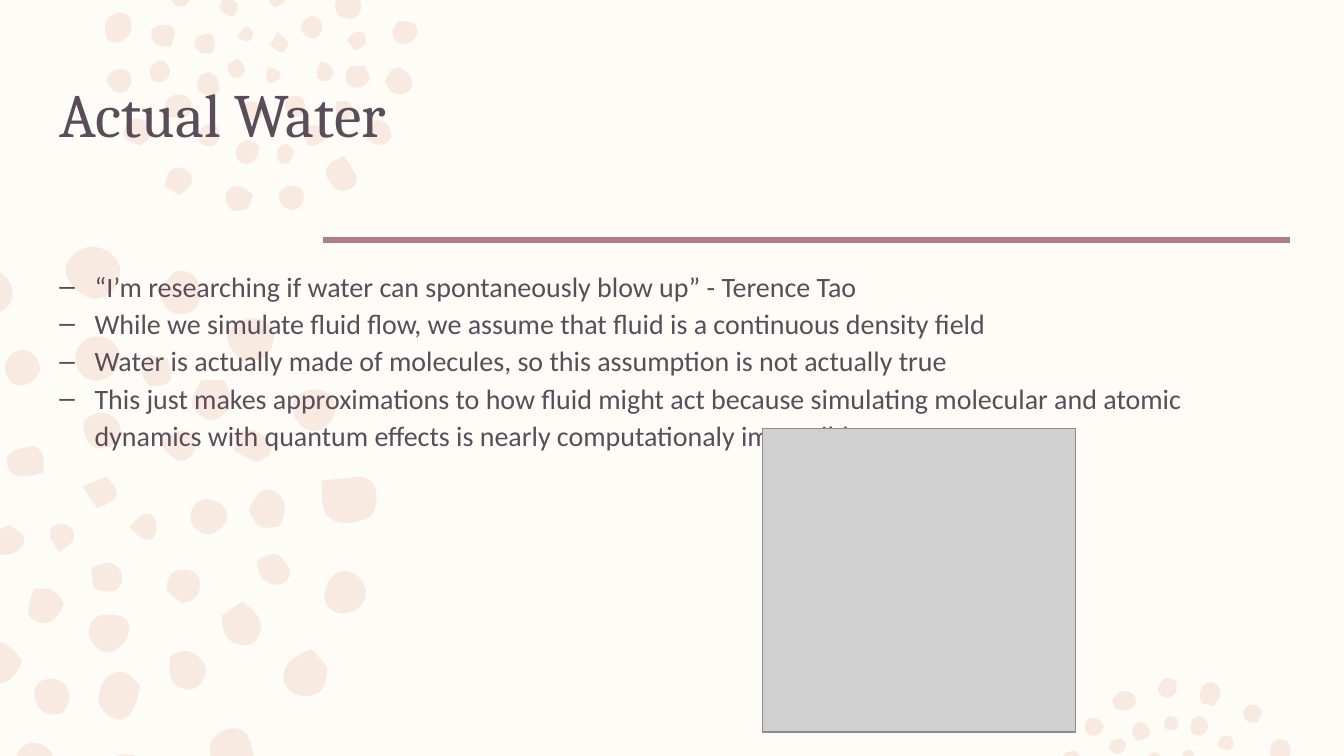
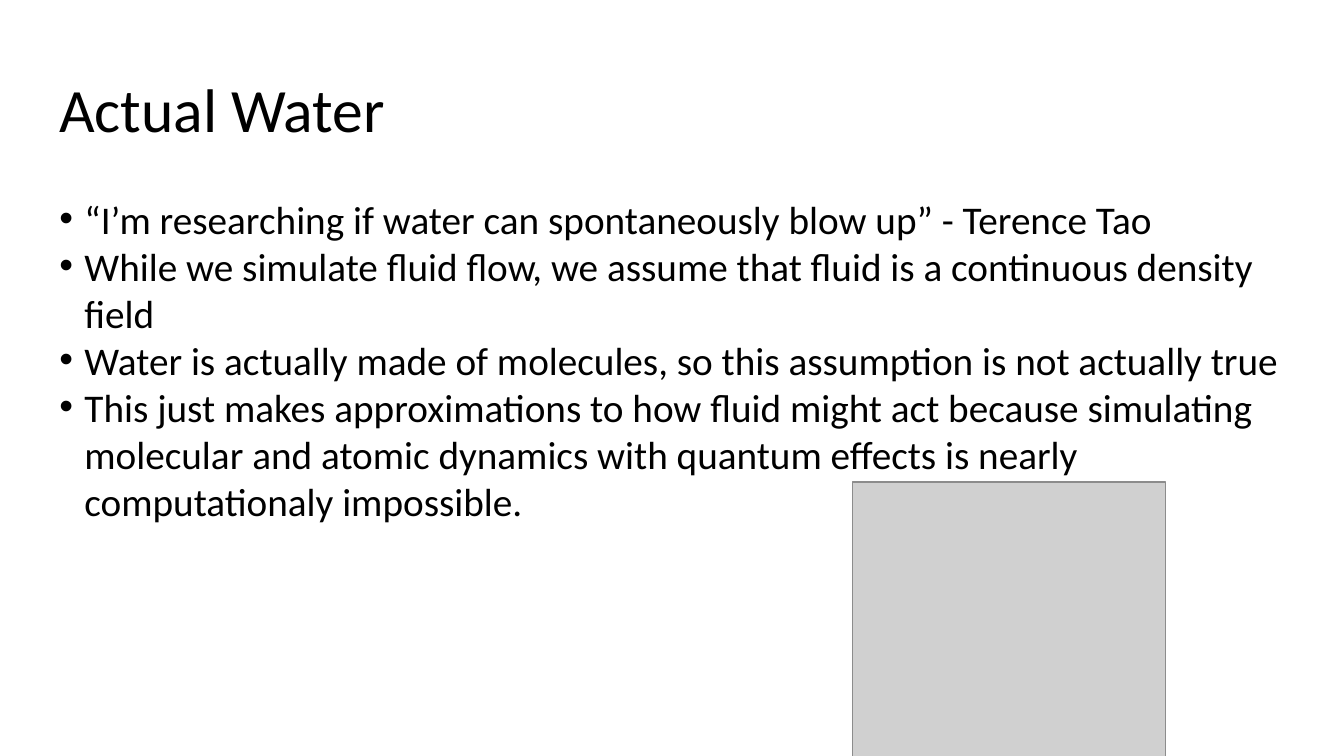
Before and after one commit to andrew-pa/fluidynm, a slide deck: slide 10 of Navier Stokes Presentation.pptx (slide 9 before the commit). Drawn at 1344x756 pixels with LibreOffice and Linux fonts; fonts in the diff are those of the drawing; grey boxes stand for pictures. Boxes give left, top, right and bottom in pixels: in the first picture for what was removed or moved away, otherwise in the second. Text is boxed around its words. In the diff, an @@ line names an element or a change of style, - is before the commit and + after.

```diff
--- a/Navier Stokes Presentation.pptx
+++ b/Navier Stokes Presentation.pptx
@@ background #FEFCF7 to #FFFFFF @@
@@ freeform shape removed at (0,0,1292,756) @@
@@ title "Actual Water" at (59,89,385,133): font Cambria to Calibri, text colour #5A4D5A to #000000; line spacing 0.99 to 0.9 @@
@@ text "“I’m researching if water can ..." at (84,206,1278,523): size 15 to 21 pt, text colour #5A4D5A to #000000; bullet – to •; line spacing 1.11 to 1 @@
@@ line removed from (324, 239) to (1290, 239) @@
@@ picture: place and size @@
-picture at (762,429,1075,732)
+picture at (852,482,1165,756)
```
Also in this commit, not shown: 6 other slides changed, 3 slides added, 2 slides removed, 1 other file.
